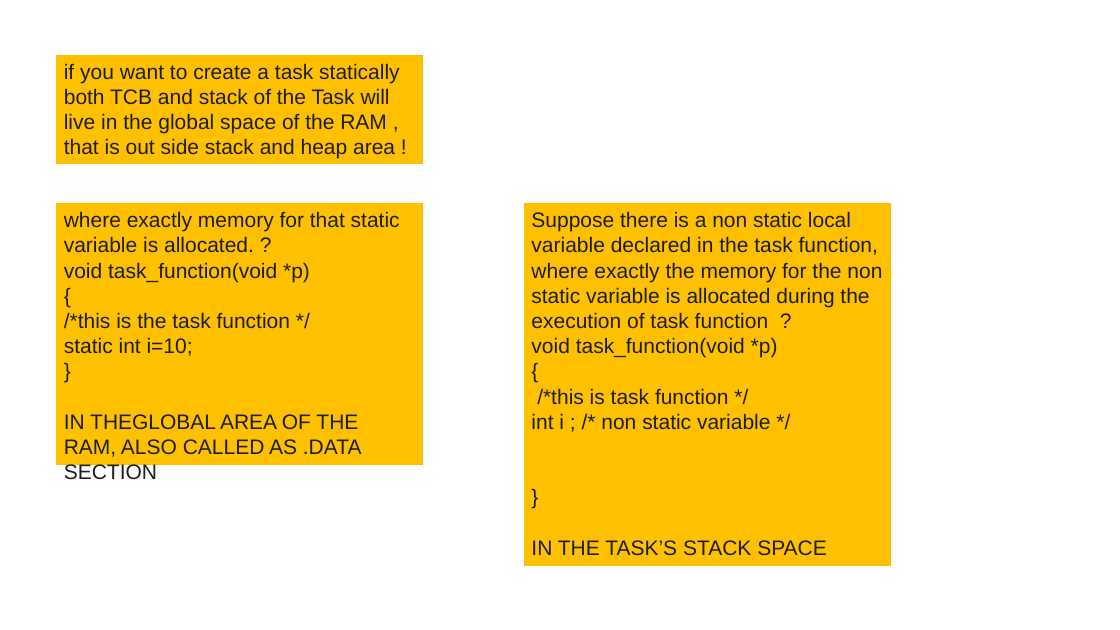
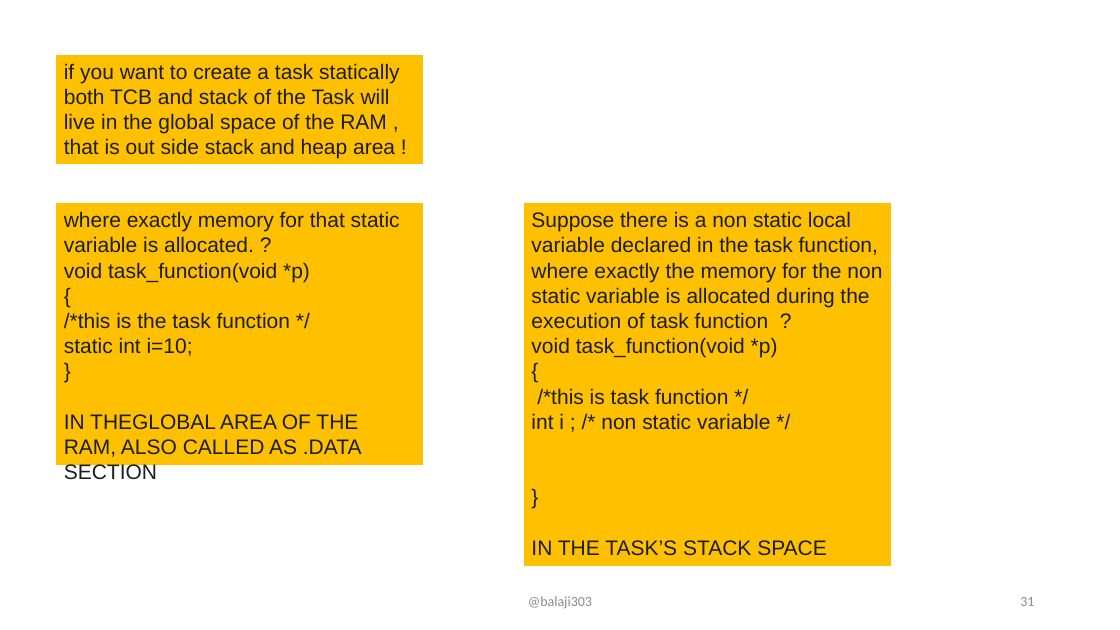
Before and after one commit to balaji303/FreeRTOS, a slide deck: slide 31 of learn/freertos.pptx. Drawn at 1120x630 pixels with LibreOffice and Linux fonts; fonts in the diff are those of the drawing. Boxes give left, top, right and bottom in pixels: in the first picture for what was removed or moved away, otherwise in the second. Text is boxed around its words. In the diff, an @@ line names an element or a change of style, - is before the commit and + after.

```diff
--- a/learn/freertos.pptx
+++ b/learn/freertos.pptx
@@ text added at [528,596,592,609], 12 pt, text #8C8C8C @@
+@balaji303
@@ page number added at [1020,597,1034,606], 12 pt, text #8C8C8C @@
+31
```
Also in this commit, not shown: 32 other slides changed, 34 slides added.
